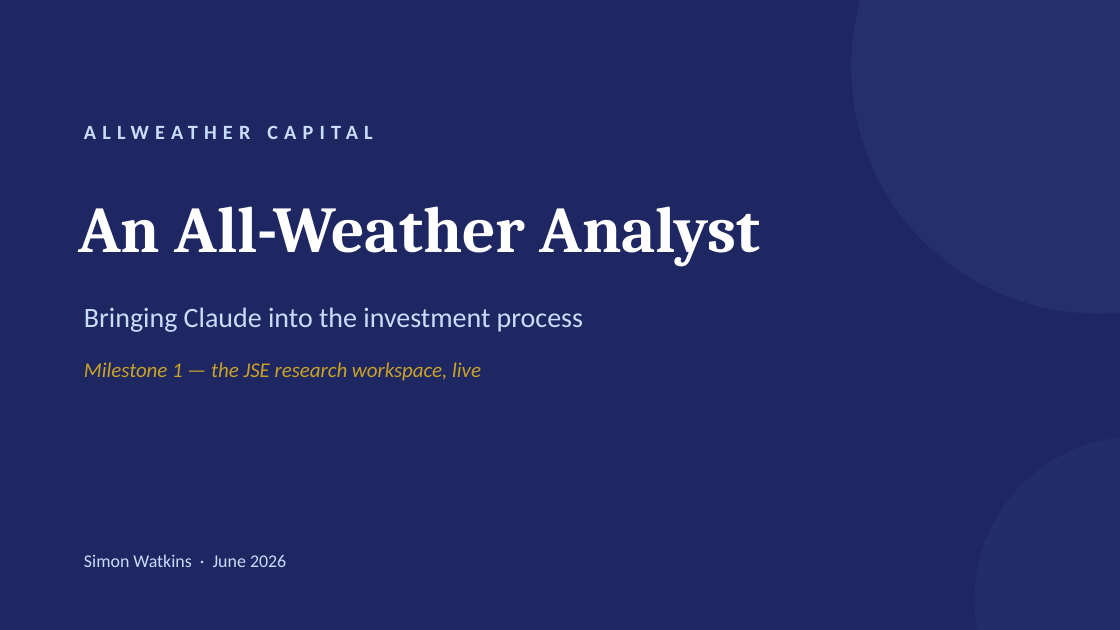
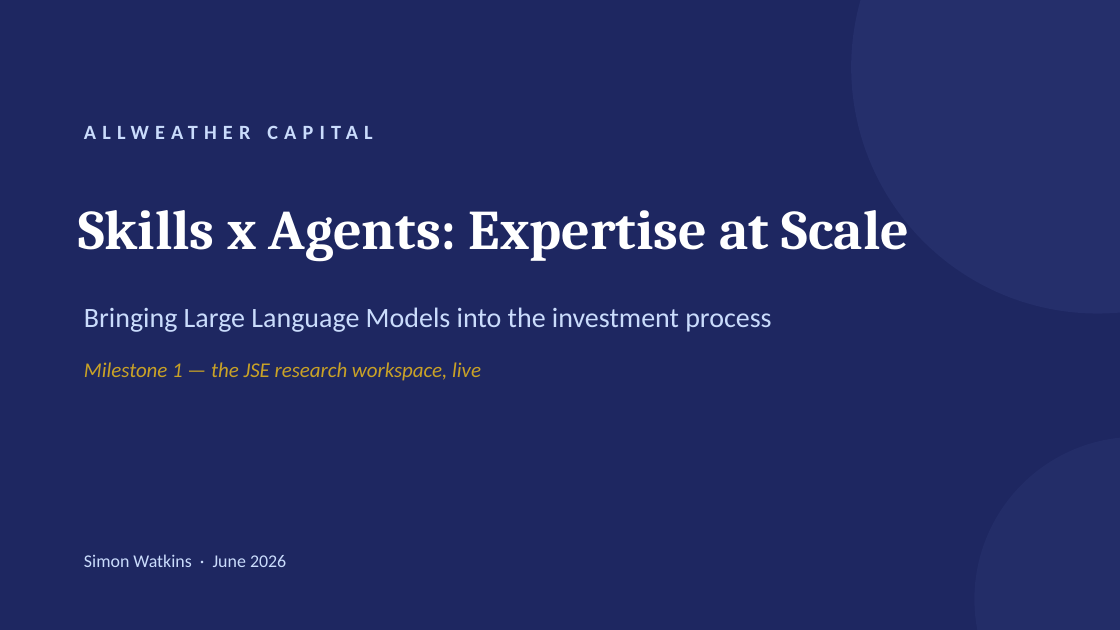
Before and after one commit to simonwatkins/Shane, a slide deck: slide 1 of presentation/an-all-weather-analyst-v3.pptx. Drawn at 1120x630 pixels with LibreOffice and Linux fonts; fonts in the diff are those of the drawing. Boxes give left, top, right and bottom in pixels: in the first picture for what was removed or moved away, otherwise in the second. Text is boxed around its words. In the diff, an @@ line names an element or a change of style, - is before the commit and + after.

```diff
--- a/presentation/an-all-weather-analyst-v3.pptx
+++ b/presentation/an-all-weather-analyst-v3.pptx
@@ text at [78,210,910,261]: text changed; size 42 to 36 pt @@
-An All-Weather Analyst
+Skills x Agents: Expertise at Scale
@@ text at [84,307,771,332]: text changed @@
-Bringing Claude into the investment process
+Bringing Large Language Models into the investment process
```
Also in this commit, not shown: 2 other slides changed, 5 slides added, 5 other files.
